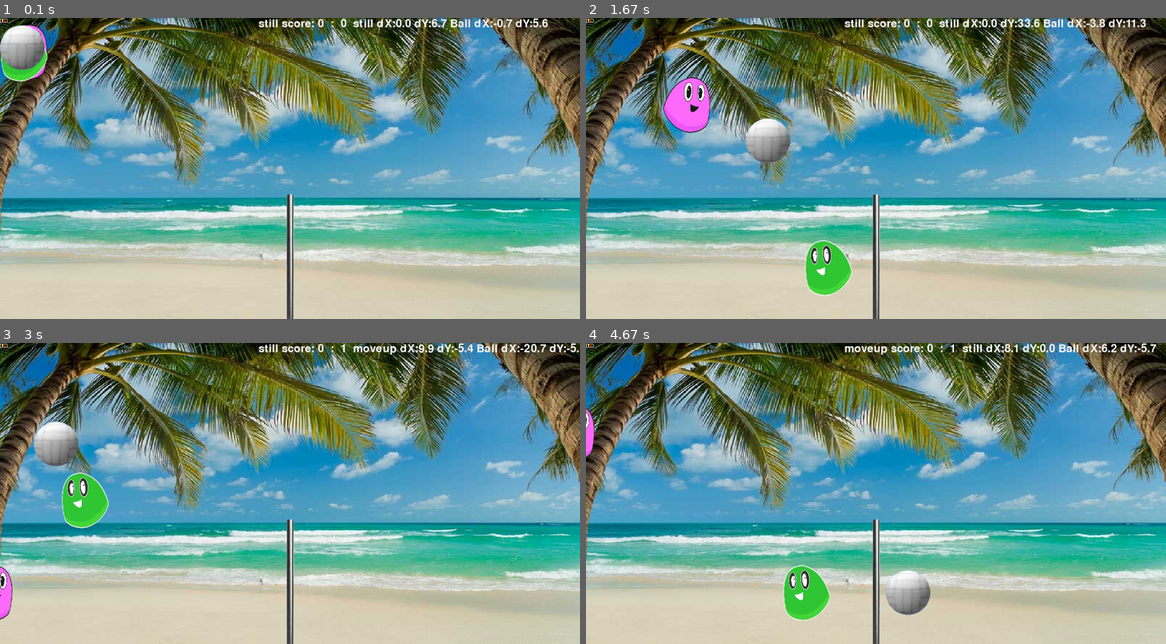
Above: before the commit, frames 1-4 (two rows, left to right).
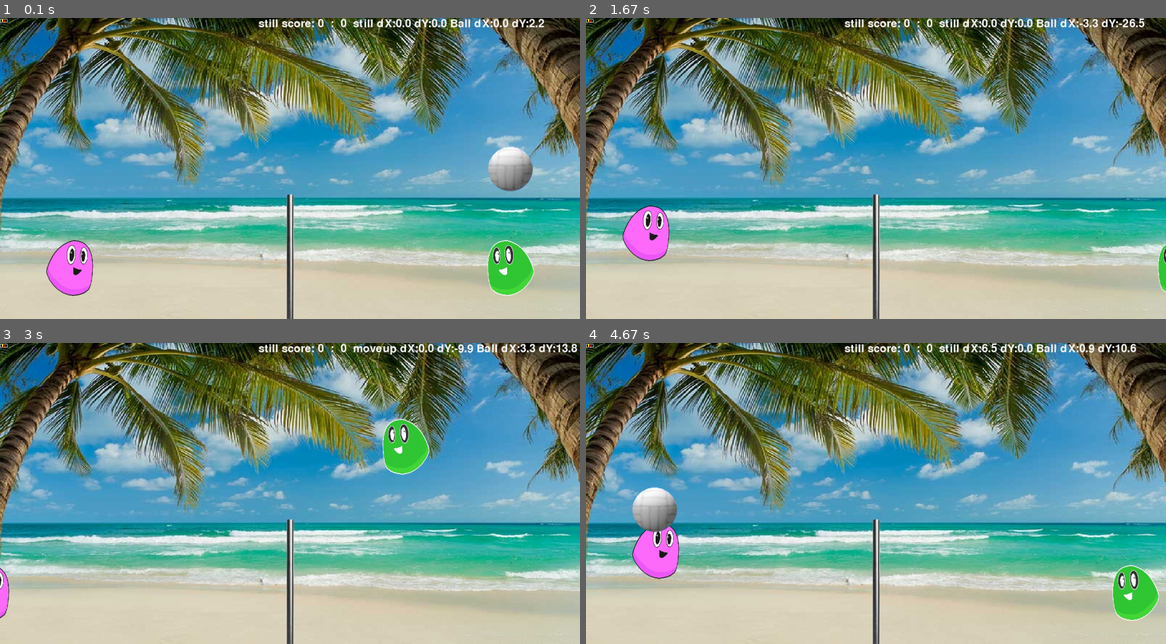
Above: after the commit, the same moments.

Repository: 3strategy/pygameBlobby
Game: pygame game, started from pyGameBlobby.py
The game is run twice, just before and just after one commit, with the same random seed, the same clock (stepped at 60 frames per second) and the same inputs.
Inputs:
- Up to frame 1 (0.1 s): no input
- Up to frame 2 (1.67 s): hold Right 0.33-0.8 s; hold Up 0.83-1.13 s; hold Right 1.17-1.63 s; hold D 1.17-1.63 s
- Up to frame 3 (3 s): hold Left 1.67-2.2 s; hold A 1.67-2.2 s; tap C at 1.82 s; hold Left 2.23-2.63 s; hold A 2.23-2.63 s; hold Up from 2.67 s (still down)
- Up to frame 4 (4.67 s): release Up at 3.03 s; hold Right 3.07-3.7 s; hold D 3.07-3.7 s; tap C at 3.22 s; hold Left 3.73-4.2 s; hold A 3.73-4.2 s; hold Right from 4.23 s (still down); hold D from 4.23 s (still down)

The runs differ from the first frame. In frame 1, 4.7% of the frame differs, in the area x 0-95%, y 0-93%; in frame 2, 4.9%; in frame 3, 3.7%; in frame 4, 6.1%, in the area x 0-99%, y 0-93%.

Commit message:
Lesson 5.2 1)	Improve net and sides detection IF statement. 2)	Add players reinit() 3)	Add ball Reinit() 4)	Reinit() if ball touches the floor,

Diff:
--- a/ball.py
+++ b/ball.py
@@ -21,6 +21,23 @@
 
         self.dyfix = self.rect.height / 2
         self.dxfix = self.rect.width / 2
+        self.startY = 320 * basescale
+
+        self.reinit()
+
+    # call this each time a new point begins, to reset parameters and position.
+    def reinit(self):
+        self.point_started = False
+        self.point_scored = False
+        self.dX, self.dY = 0.0, 0 * basescale
+        if self.lastPlayer:
+            self.rect.center = (self.initial_wall_dist, self.startY)
+        else:
+            self.rect.center = (self.area.midright[0] - self.initial_wall_dist, self.startY)
+
+        for player in self.players:
+            player.reinit()
+
 
     def score(self, ordinal):
         if not self.point_scored:  # prevent double scoring
@@ -44,6 +61,9 @@
             if not self.point_scored:  # give score according to court side:
                 side = self.area.centerx - self.rect.centerx > 0
                 self.score(side)
+
+                self.reinit() # start a new point.
+                return # a crucial return.
 
         # Ball off court's sides:
         if (newpos.right > self.area.right and self.dX > 0) or (newpos.left < 0 and self.dX < 0):
--- a/player.py
+++ b/player.py
@@ -39,6 +39,20 @@
 
         self.gravity = gravity * 3
 
+
+        self.reinit()
+
+    def reinit(self):
+        self.canjump = True
+        self.num_shots = 0
+        self.standstill()
+        if self.side == "left":
+            self.rect.midbottom = (self.area.midleft[0] + self.initial_wall_dist, self.area.bottom)
+
+        elif "right" == self.side:
+            self.rect.midbottom = (self.area.midright[0] - self.initial_wall_dist, self.area.bottom)
+            self.sign = -1
+
     def move(self, event: pygame.event):
         if event.type == KEYDOWN:  # we only want to trigger a move on keydown.
             if event.key == self.upKey:
@@ -64,10 +78,10 @@
 
         if self.dX != 0:  # Player horisontal position checks:
             # avoid approaching the net   and avoid exiting the field
-            if abs(self.area.centerx - newpos.centerx) < Player.netApproach:
-                newpos.centerx -= self.dX
-                self.dX = 0
-            elif abs(self.area.centerx - newpos.centerx) > self.area.centerx + Player.sideApproach:
+            if not Player.netApproach < abs(
+                    self.area.centerx - newpos.centerx) < self.area.centerx + Player.sideApproach:
+                # The preferred way of wrapping long lines is by using Python's
+                # implied line continuation inside parentheses, brackets and braces.
                 newpos.centerx -= self.dX
                 self.dX = 0
 
